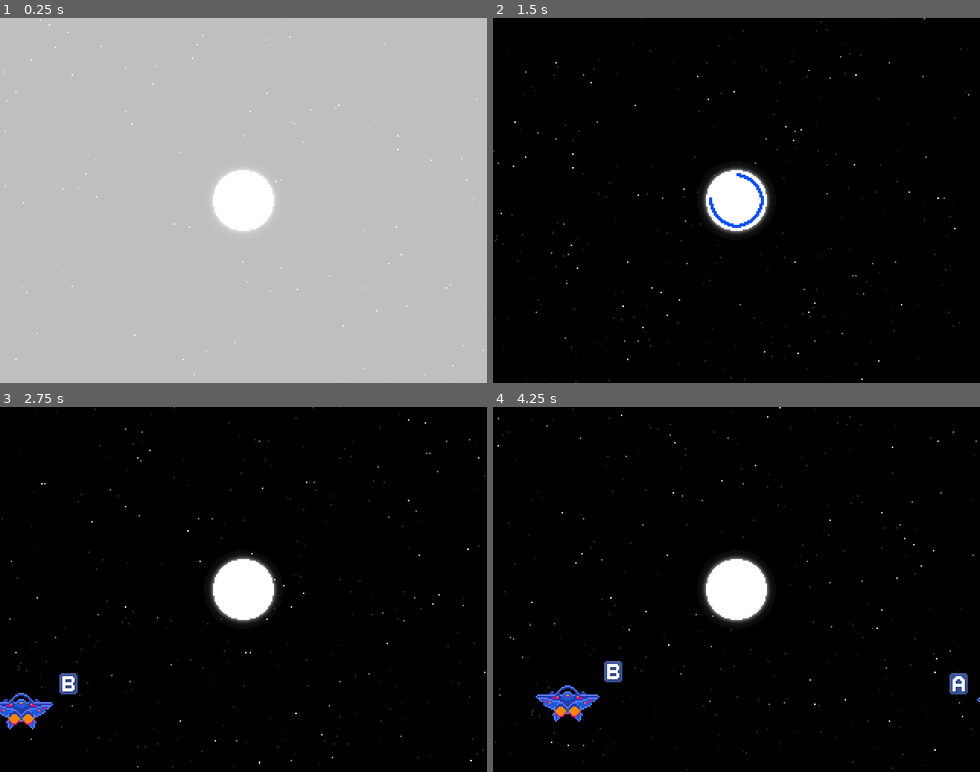
Above: before the commit, frames 1-4 (two rows, left to right).
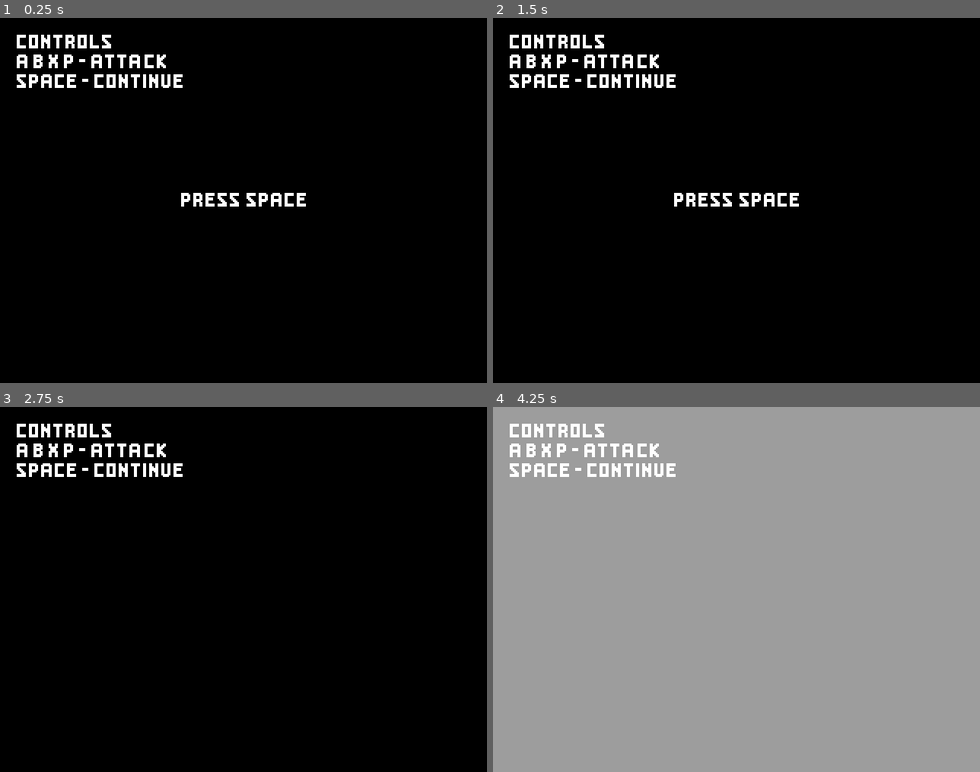
Above: after the commit, the same moments.

Repository: lethiandev/neutron-star
Game: Godot game, scene res://stages/menu/menu.tscn
Same seed, same stepped clock (60 frames per second), same inputs: the game is played once before the commit and once after it. Before the commit the project starts from res://stages/gameplay/gameplay.tscn.
Inputs:
- Up to frame 1 (0.25 s): no input
- Up to frame 2 (1.5 s): tap A (action_a) at 0.6 s; tap B (action_b) at 1.35 s
- Up to frame 3 (2.75 s): tap P (action_p) at 2.1 s
- Up to frame 4 (4.25 s): tap X (action_x) at 2.85 s; tap Space (start) at 3.6 s

The runs differ from the first frame. In frame 1, 100% of the frame differs, in the area x 0-100%, y 0-100%; in frame 2, 3.9%; in frame 3, 4.7%; in frame 4, 100%.

Commit message:
Make main menu as entry stage

Diff:
--- a/src/project.godot
+++ b/src/project.godot
@@ -27,7 +27,7 @@
 [application]
 
 config/name="Neutron Star"
-run/main_scene="res://stages/gameplay/gameplay.tscn"
+run/main_scene="res://stages/menu/menu.tscn"
 config/icon="res://icon.png"
 
 [audio]
